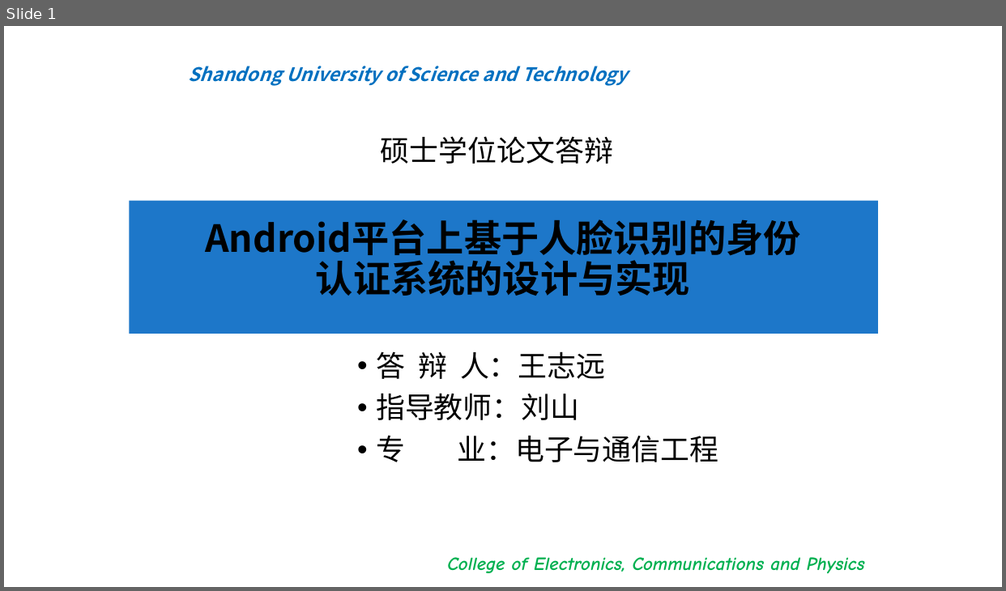
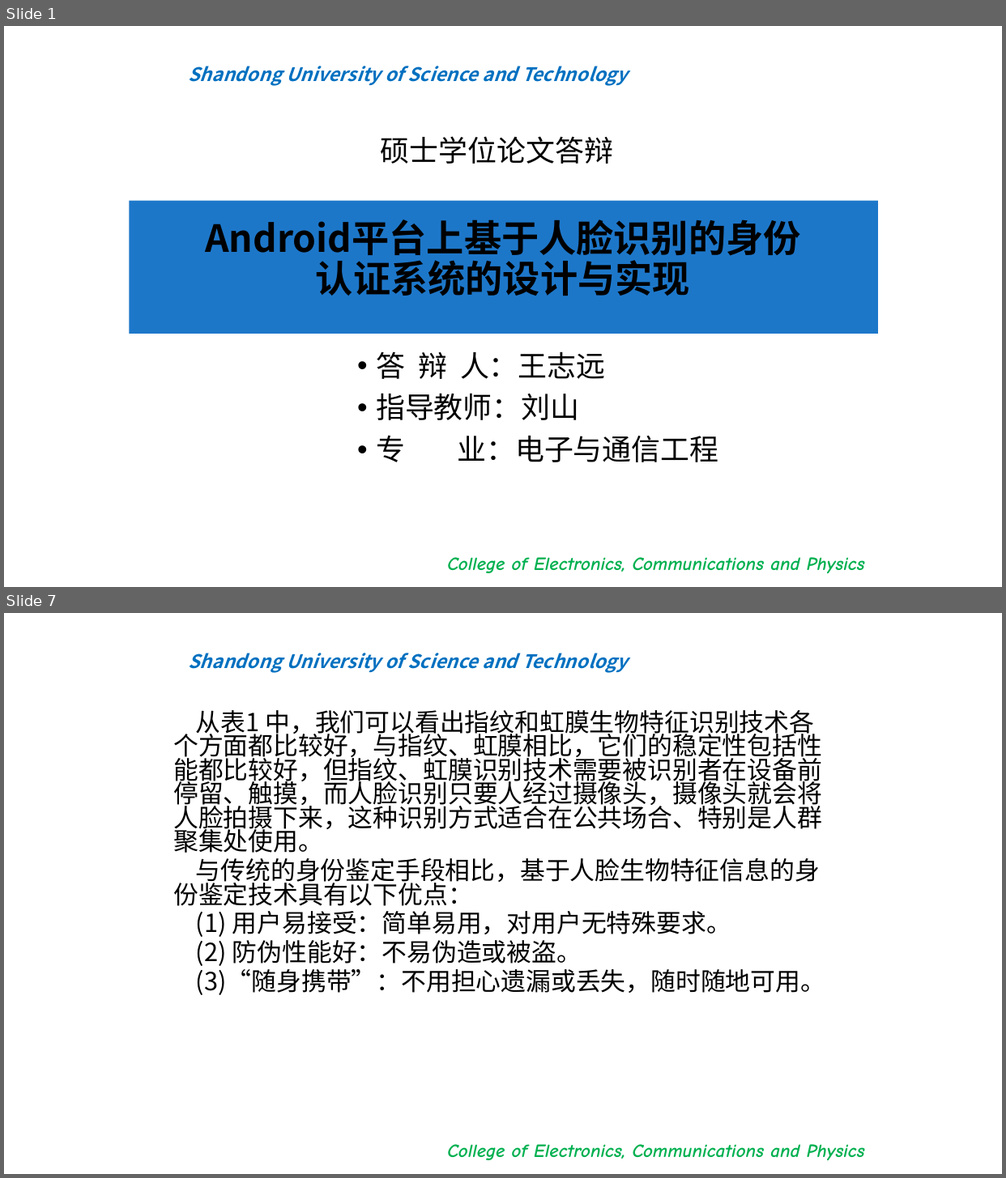
Before and after one commit to bigflyboy/biyelunwen, a slide deck: 王志远毕业答辩.pptx. Shown one above the other, each under a label of ours: slide 1 before the commit, slides 1 and 7 after it; the slides between them are not shown. The pictures are 1006x591 and 1006x1178 pixels, drawn with LibreOffice and Linux fonts; fonts in the diff are those of the drawing; background and template pictures are left out. Boxes give left, top, right and bottom in pixels: in the first picture for what was removed or moved away, otherwise in the second. Text is boxed around its words. In the diff, an @@ line names an element or a change of style, - is before the commit and + after.

```diff
--- a/王志远毕业答辩.pptx
+++ b/王志远毕业答辩.pptx
@@ slide 7 added at (x1=4, y1=613, x2=1002, y2=1174), background #FFFFFF; not listed: 2 template elements that a slide beside it also shows @@
@@ text added at (x1=173, y1=710, x2=825, y2=995), 24 pt, text #000000 @@
+从表1 中，我们可以看出指纹和虹膜生物特征识别技术各个方面都比较好，与指纹、虹膜相比，它们的稳定性包括性能都比较好，但指纹、虹膜识别技术需要被识别者在设备前停留、触摸，而人脸识别只要人经过摄像头，摄像头就会将人脸拍摄下来，这种识别方式适合在公共场合、特别是人群聚集处使用。
+与传统的身份鉴定手段相比，基于人脸生物特征信息的身份鉴定技术具有以下优点：
+(1) 用户易接受：简单易用，对用户无特殊要求。
+(2) 防伪性能好：不易伪造或被盗。
+(3)“随身携带”：不用担心遗漏或丢失，随时随地可用。
```
Also in this commit, not shown: 17 other slides added, 3 other files.
